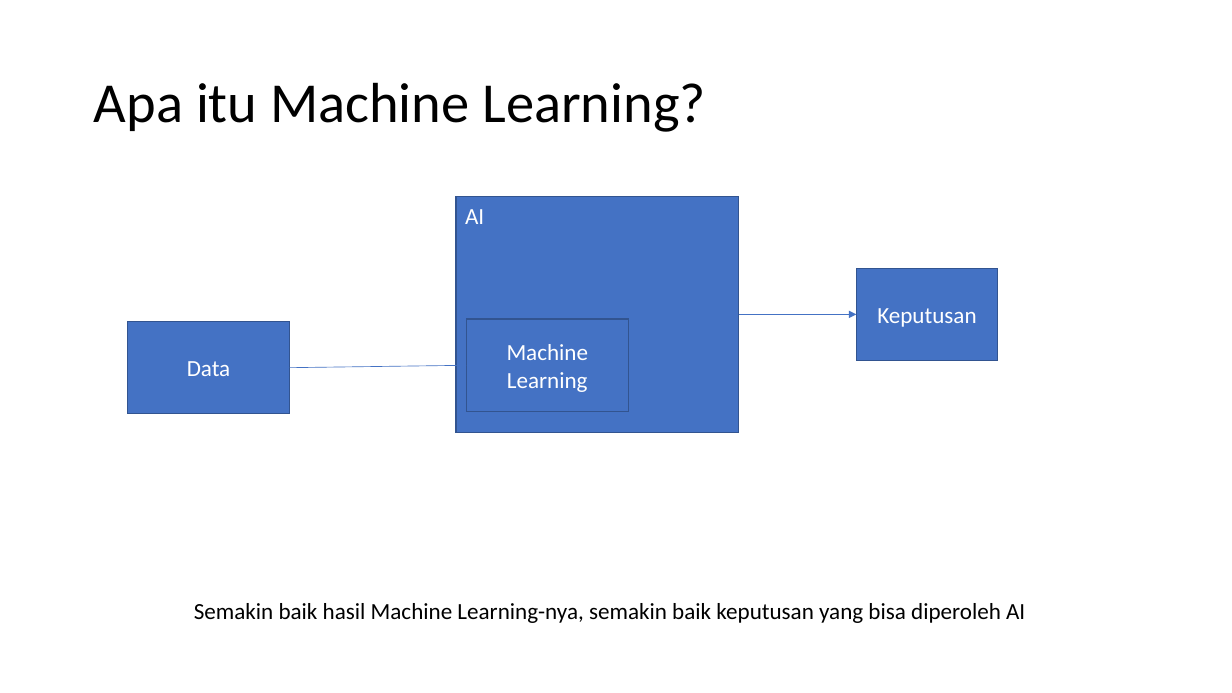
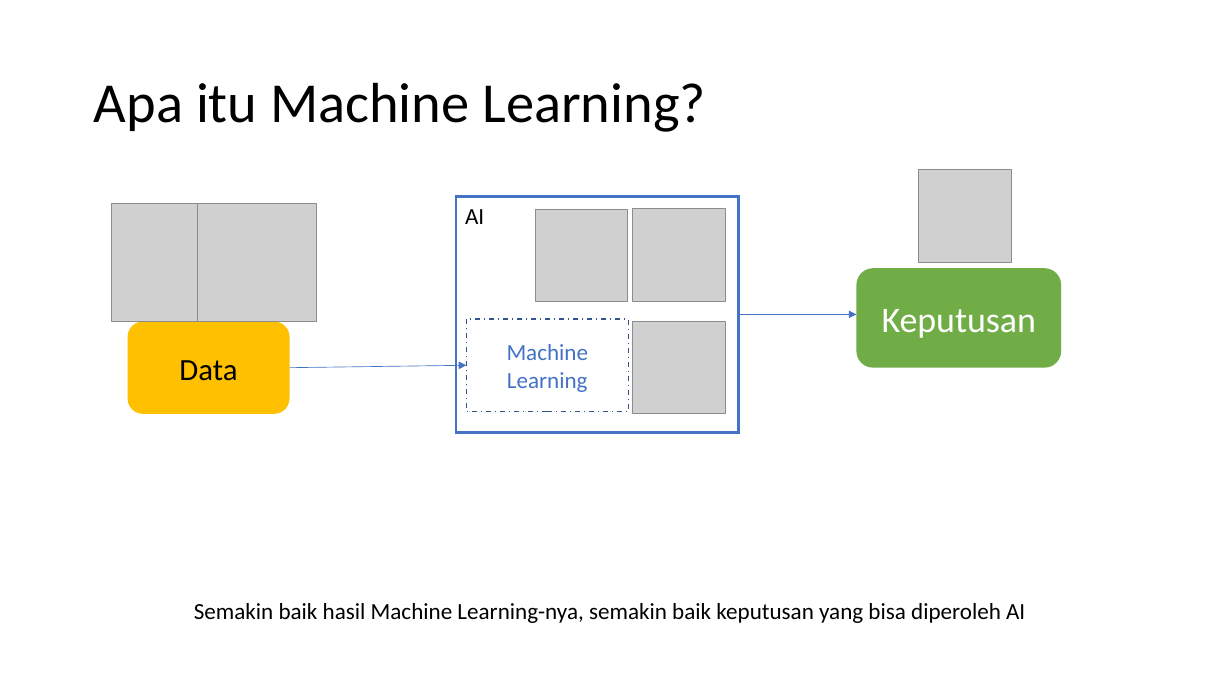
Before and after one commit to MRizkyWi/mlup18, a slide deck: slide 14 of [MLUP18] 01. Pengenalan Machine Learning.pptx (slide 8 before the commit). Drawn at 1232x693 pixels with LibreOffice and Linux fonts; fonts in the diff are those of the drawing; grey boxes stand for pictures. Boxes give left, top, right and bottom in pixels: in the first picture for what was removed or moved away, otherwise in the second. Text is boxed around its words. In the diff, an @@ line names an element or a change of style, - is before the commit and + after.

```diff
--- a/[MLUP18] 01. Pengenalan Machine Learning.pptx
+++ b/[MLUP18] 01. Pengenalan Machine Learning.pptx
@@ picture added at (919, 170, 1011, 262) @@
@@ picture added at (111, 203, 229, 322) @@
@@ picture added at (198, 203, 316, 322) @@
@@ rectangle "AI" at (457, 197, 739, 433): text colour #FFFFFF to #000000; fill #4472C4 to none; outline #325491 1 pt to #4472C4 2.25 pt @@
@@ picture added at (633, 209, 726, 301) @@
@@ picture added at (536, 210, 628, 302) @@
@@ rounded rectangle "Keputusan": place and size @@
-rounded rectangle "Keputusan" at (857, 268, 998, 360)
+rounded rectangle "Keputusan" at (857, 268, 1062, 368)
@@ rounded rectangle "Keputusan" at (857, 268, 1062, 368): size 18 to 28 pt; rectangle to rounded rectangle; fill #4472C4 to #70AD47; outline #325491 1 pt to none @@
@@ rounded rectangle "Data" at (128, 322, 289, 414): size 18 to 24 pt, text colour #FFFFFF to #000000; rectangle to rounded rectangle; fill #4472C4 to #FFC000; outline #325491 1 pt to none @@
@@ rectangle "Machine Learning" at (467, 319, 628, 411): text colour #FFFFFF to #4472C4; fill #4472C4 to none; outline #325491 1 pt to #325491 1 pt dashed @@
@@ picture added at (633, 322, 726, 414) @@
```
Also in this commit, not shown: 2 other slides changed, 6 slides added, 6 other files.
